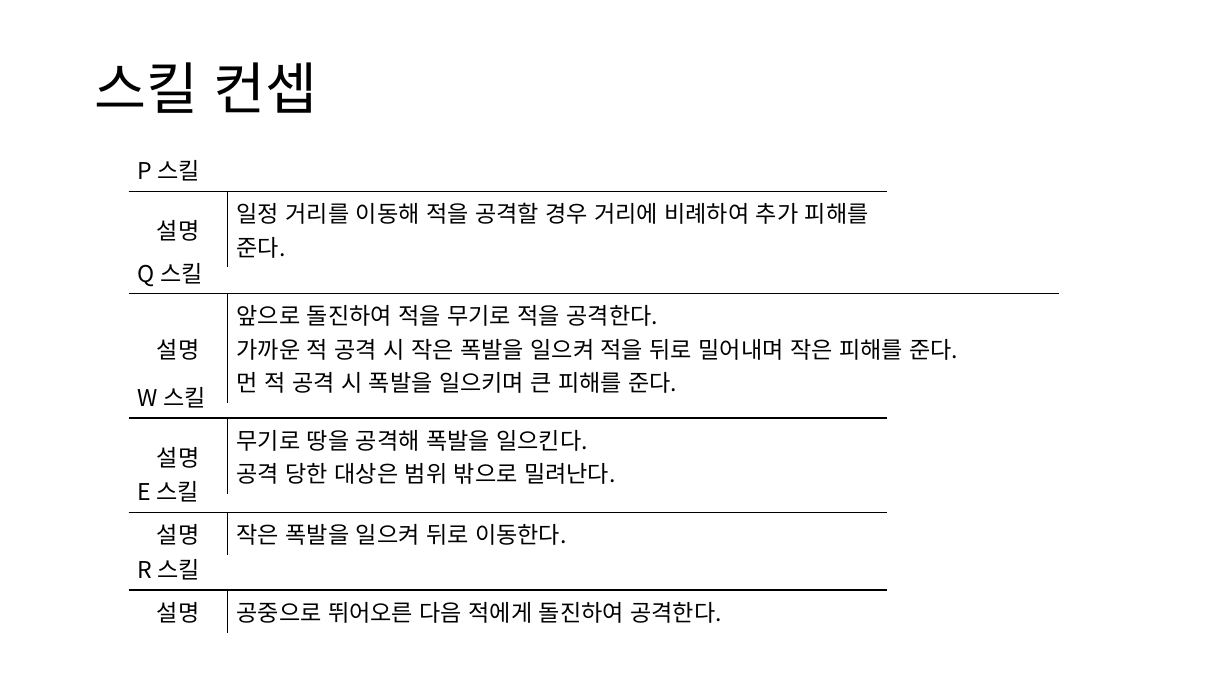
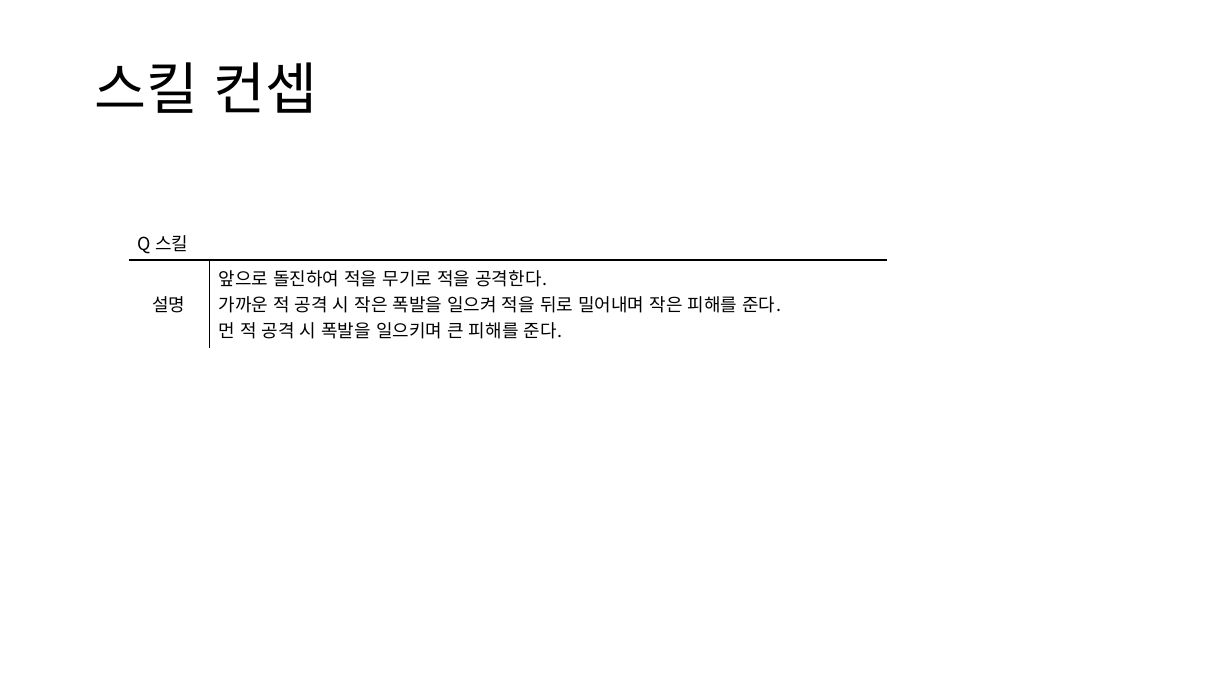
Before and after one commit to yjk0401/unityenginebasic_9th, a slide deck: slide 6 of 기획/이터널 리턴/이터널 리턴 신규 실험체 기획서.pptx (slide 5 before the commit). Drawn at 1232x693 pixels with LibreOffice and Linux fonts; fonts in the diff are those of the drawing. Boxes give left, top, right and bottom in pixels: in the first picture for what was removed or moved away, otherwise in the second. Text is boxed around its words. In the diff, an @@ line names an element or a change of style, - is before the commit and + after.

```diff
--- a/기획/이터널 리턴/이터널 리턴 신규 실험체 기획서.pptx
+++ b/기획/이터널 리턴/이터널 리턴 신규 실험체 기획서.pptx
@@ table removed at (128, 149, 887, 262), 2 rows, 2 columns @@
-P 스킬 | 
-설명 | 일정 거리를 이동해 적을 공격할 경우 거리에 비례하여 추가 피해를 준다.
@@ table at (128, 225, 887, 343) @@
@@ size 18 to 14 pt @@
@@ table: place and size @@
-table at (128, 250, 1059, 488)
+table at (128, 225, 887, 343)
@@ table removed at (128, 375, 887, 488), 2 rows, 2 columns @@
-W 스킬 | 
-설명 | 무기로 땅을 공격해 폭발을 일으킨다. / 공격 당한 대상은 범위 밖으로 밀려난다.
@@ table removed at (128, 470, 887, 549), 2 rows, 2 columns @@
-E 스킬 | 
-설명 | 작은 폭발을 일으켜 뒤로 이동한다.
@@ table removed at (128, 547, 887, 627), 2 rows, 2 columns @@
-R 스킬 | 
-설명 | 공중으로 뛰어오른 다음 적에게 돌진하여 공격한다.
```
Also in this commit, not shown: 4 slides added, 1 other file.
